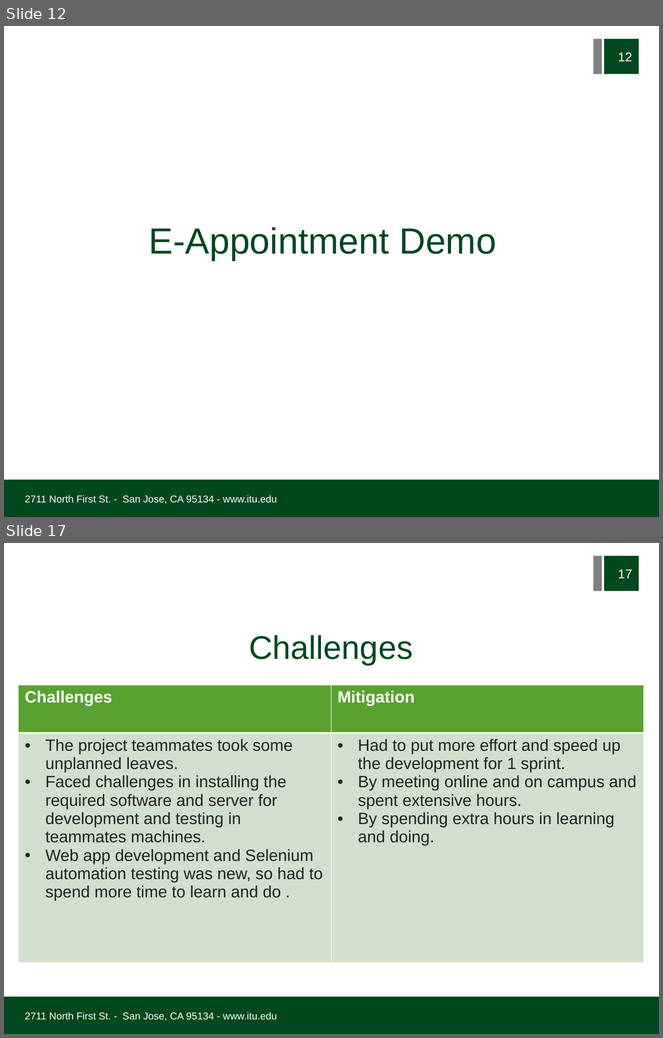
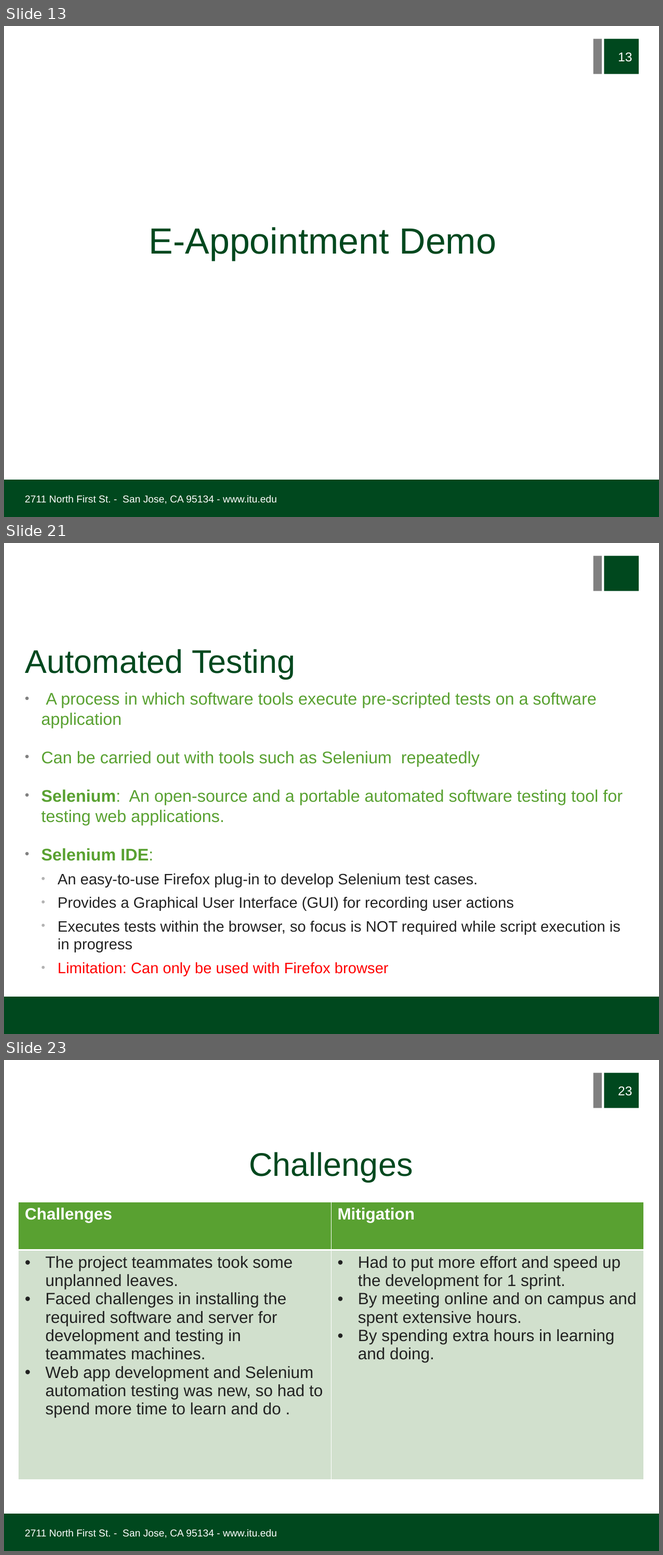
Before and after one commit to joshisange89/EAppointment, a slide deck: Documentation/Demo/Demo Presentation/E-Appointment_Demo.ppt. Shown one above the other, each under a label of ours: slides 12 and 17 before the commit, slides 13, 21 and 23 after it; the slides between them are not shown. The pictures are 663x1038 and 663x1555 pixels, drawn with LibreOffice and Linux fonts; fonts in the diff are those of the drawing; background and template pictures are left out. Boxes give left, top, right and bottom in pixels: in the first picture for what was removed or moved away, otherwise in the second. Text is boxed around its words. In the diff, an @@ line names an element or a change of style, - is before the commit and + after.

```diff
--- a/Documentation/Demo/Demo Presentation/E-Appointment_Demo.ppt
+++ b/Documentation/Demo/Demo Presentation/E-Appointment_Demo.ppt
@@ slide 21 added at [4, 543, 659, 1034], background #FFFFFF; not listed: 3 template elements that a slide beside it also shows @@
@@ title added at [25, 649, 296, 679], 36 pt, text #00481E @@
+Automated Testing
@@ text added at [41, 692, 623, 976], 16.6 pt, text #59A131 @@
+• A process in which software tools execute pre-scripted tests on a software application
+• Can be carried out with tools such as Selenium repeatedly
+• Selenium: An open-source and a portable automated software testing tool for testing web applications.
+• Selenium IDE:
+  • An easy-to-use Firefox plug-in to develop Selenium test cases.
+  • Provides a Graphical User Interface (GUI) for recording user actions
+  • Executes tests within the browser, so focus is NOT required while script execution is in progress
+  • Limitation: Can only be used with Firefox browser
@@ what was slide 12 is now slide 13 @@
@@ page number at [618, 53, 632, 62]: text changed @@
-12
+13
@@ what was slide 17 is now slide 23 @@
@@ page number at [618, 1087, 632, 1096]: text changed @@
-17
+23
```
Also in this commit, not shown: 5 slides changed, 6 other slides added, 1 slide removed, 29 other files.
